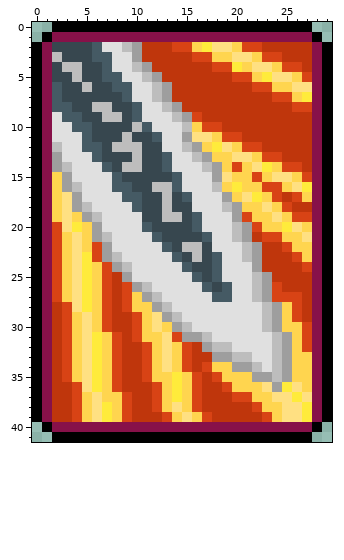
One commit to this pixel-art sprite: src/gfx/card_ambush.png. Above, as it was before the edit.
The file is 30x42 pixels.
Once edited:
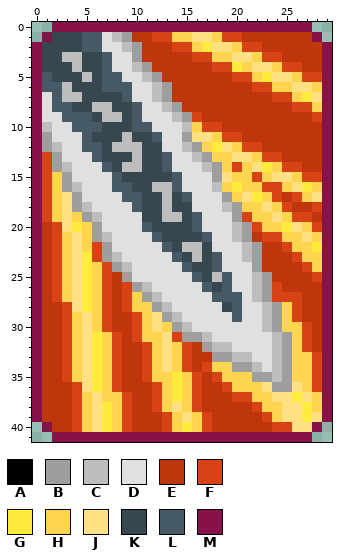
Palette (. is transparent): A #000000  B #9e9e9e  C #bdbdbd  D #e0e0e0  E #bf360c  F #d84315  G #ffeb3b  H #ffd54f  J #ffe082  K #37474f  L #455a64  M #871149
The commit says: updated some cards and added ones
The exact change:
The author changed colour G to colour B in row 36 at x 25.
The author changed colour M to colour B in row 1 at x 9; in rows 11 to 12 at x 1.
The author changed colour K to colour C in row 3 at x 3 to 4; in row 5 at x 5; in row 6 at x 3; in row 7 at x 3 to 4.
The author changed colour L to colour C in row 25 at x 18.
The author changed colour M to colour C in row 1 at x 8; in row 10 at x 1.
The author changed colour M to colour D in row 1 at x 7; in rows 7 to 9 at x 1.
The author changed colour M to colour E in row 1 at x 10 to 11 and 21 to 27; in rows 2 to 4 at x 28; in rows 10 to 14 at x 28; in row 19 at x 28; in rows 20 to 25 at x 1; in rows 26 to 32 at x 1 and 28.
The author changed colour M to colour E in rows 33 to 39 at x 1; in row 40 at x 2 to 3, 10 to 12 and 18 to 23.
The author changed colour M to colour F in row 1 at x 12 to 13 and 19 to 20; in row 5 at x 28; in row 9 at x 28; in rows 13 to 14 at x 1; in row 15 at x 1 and 28; in rows 16 to 17 at x 1.
The author changed colour M to colour F in row 18 at x 1 and 28; in row 19 at x 1; in row 20 at x 28; in row 25 at x 28; in rows 33 to 36 at x 28; in row 40 at x 4, 9, 13, 17 and 24 to 25.
The author changed colour M to colour G in row 22 at x 28; in row 40 at x 7 and 15.
The author changed colour M to colour H in row 1 at x 14 to 15 and 18; in row 6 at x 28; in row 8 at x 28; in row 16 at x 28; in row 21 at x 28; in rows 23 to 24 at x 28.
The author changed colour M to colour H in rows 37 to 38 at x 28; in row 40 at x 5, 8, 14 and 16.
The author changed colour M to colour J in row 1 at x 16 to 17; in row 7 at x 28; in row 17 at x 28; in row 39 at x 28; in row 40 at x 6 and 26 to 27.
The author changed colour C to colour K in row 3 at x 2; in row 4 at x 3; in row 5 at x 4; in row 6 at x 5.
The author changed colour D to colour K in row 28 at x 19.
The author changed colour L to colour K in row 3 at x 6.
The author changed colour M to colour K in row 1 at x 2 to 4; in rows 2 to 4 at x 1.
The author changed colour C to colour L in row 10 at x 10.
The author changed colour D to colour L in row 25 at x 19; in rows 27 to 29 at x 20.
The author changed colour K to colour L in row 2 at x 5; in row 6 at x 7; in row 9 at x 5; in row 10 at x 6.
The author changed colour M to colour L in row 1 at x 5 to 6; in rows 5 to 6 at x 1.
The author changed colour A to colour M in row 0 at x 2 to 27; in row 1 at x 1 and 28; in rows 2 to 39 at x 0 and 29; in row 40 at x 1 and 28; in row 41 at x 2 to 27.
